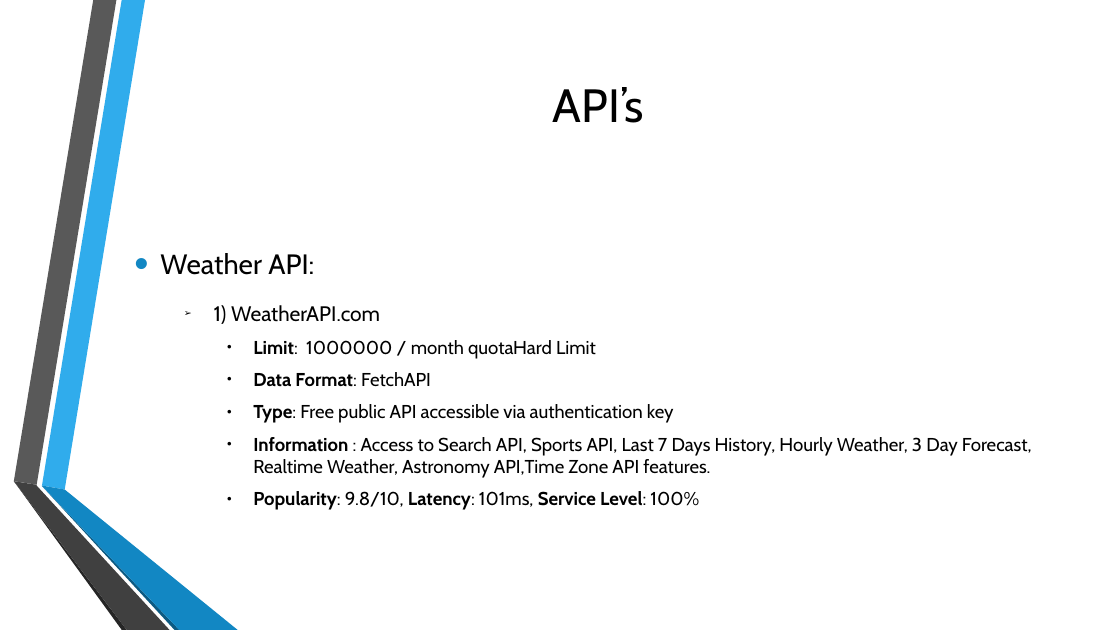
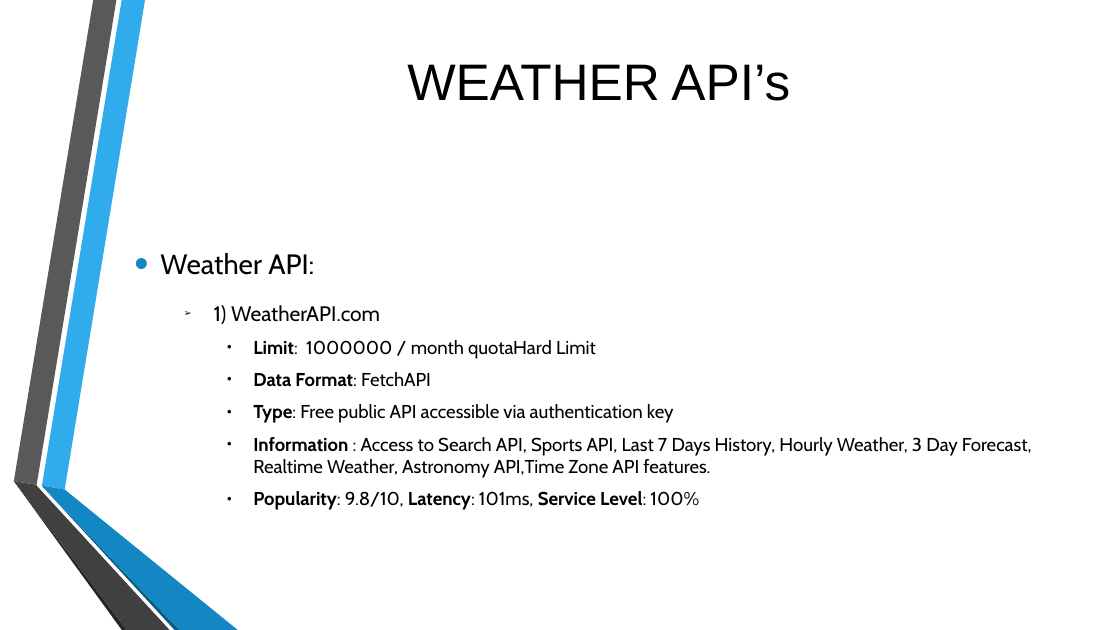
Before and after one commit to HarshaRamayanam/webdev-project, a slide deck: slide 6 of Project proposal.pptx (slide 5 before the commit). Drawn at 1120x630 pixels with LibreOffice and Linux fonts; fonts in the diff are those of the drawing; background and template pictures are left out. Boxes give left, top, right and bottom in pixels: in the first picture for what was removed or moved away, otherwise in the second. Text is boxed around its words. In the diff, an @@ line names an element or a change of style, - is before the commit and + after.

```diff
--- a/Project proposal.pptx
+++ b/Project proposal.pptx
@@ text at [407, 64, 790, 101]: text changed; size 40 to 44 pt; font Cabin to Arial @@
-API’s
+WEATHER API’s
```
Also in this commit, not shown: 6 other slides changed, 5 slides added.
